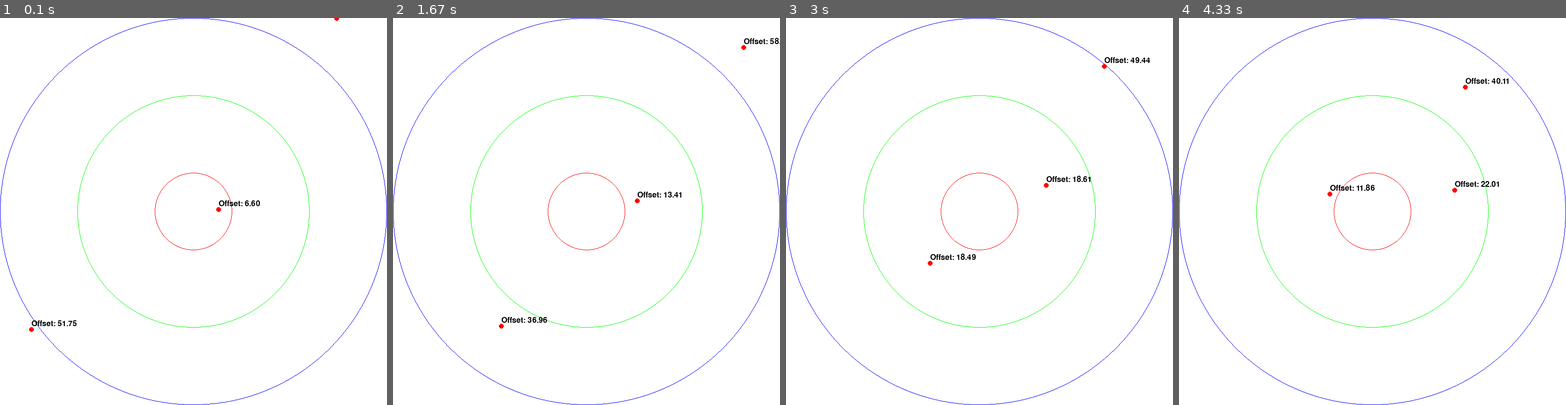
Above: before the commit, frames 1-4 (left to right).
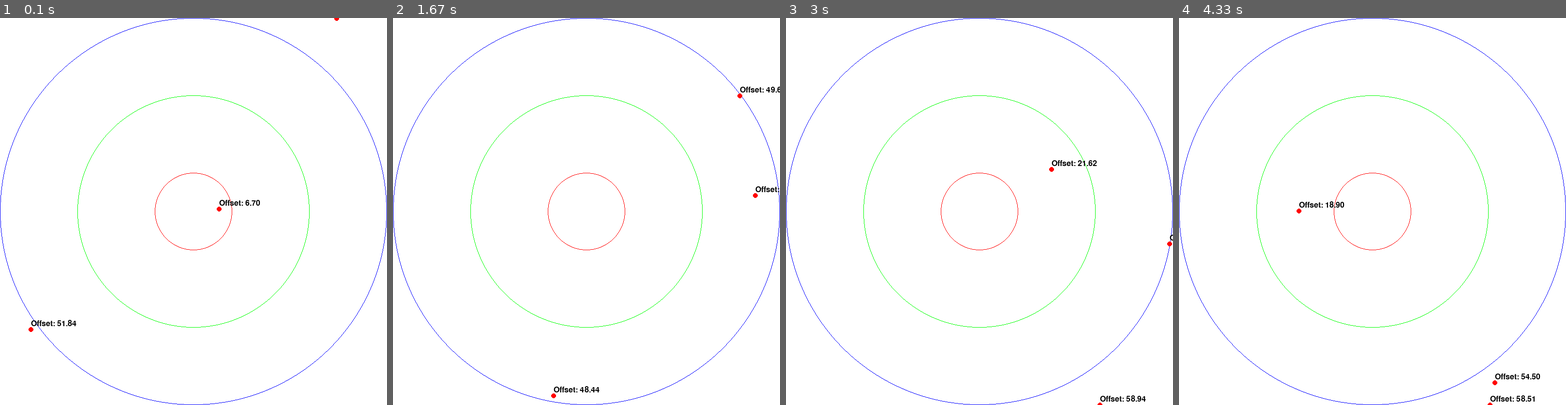
Above: after the commit, the same moments.

Repository: Kyu-katsu/master2_4
Game: pygame game, started from main.py
Two runs of this game, one before a commit and one after it. Both use one fixed random seed, a clock stepped at 60 frames per second and the inputs below.
Inputs:
- Up to frame 1 (0.1 s): no input
- Up to frame 2 (1.67 s): no input
- Up to frame 3 (3 s): no input
- Up to frame 4 (4.33 s): no input

The runs differ from the first frame. In frame 1, 0.2% of the frame differs, in the area x 7-68%, y 47-82%; in frame 2, 0.6%; in frame 3, 0.5%; in frame 4, 0.6%, in the area x 30-94%, y 15-100%.

Commit message:
Apply acceleration and randomized fixed velocity

Diff:
--- a/main.py
+++ b/main.py
@@ -1,36 +1,63 @@
+import time
 import pygame
 import numpy as np
 import math
 
+
 # 초기 설정
-WIDTH, HEIGHT = 800, 800
-SPACE_SIZE = 100
-SCALE = WIDTH // SPACE_SIZE
+def init_settings():
+    global WIDTH, HEIGHT, SPACE_SIZE, SCALE, WHITE, RED, GREEN, BLUE
+    WIDTH, HEIGHT = 800, 800
+    SPACE_SIZE = 100
+    SCALE = WIDTH // SPACE_SIZE
 
-# 색상 정의
-WHITE = (255, 255, 255)
-RED = (255, 0, 0)
-GREEN = (0, 255, 0)
-BLUE = (0, 0, 255)
+    # 색상 정의
+    WHITE = (255, 255, 255)
+    RED = (255, 0, 0)
+    GREEN = (0, 255, 0)
+    BLUE = (0, 0, 255)
 
-# Pygame 초기화
-pygame.init()
-screen = pygame.display.set_mode((WIDTH, HEIGHT))
-clock = pygame.time.Clock()
 
+# Pygame 초기화 및 화면 설정
+def init_pygame():
+    pygame.init()
+    screen = pygame.display.set_mode((WIDTH, HEIGHT))
+    clock = pygame.time.Clock()
+    return screen, clock
+
+
+# 동적 객체 클래스 정의
 class DynamicObject:
     def __init__(self):
         self.x = np.random.uniform(0, SPACE_SIZE)
         self.y = np.random.uniform(0, SPACE_SIZE)
         self.speed = np.random.uniform(0, 5)
-        self.direction = np.random.uniform(0, 2*np.pi)
-        self.ax = 0
-        self.ay = 0
+        self.direction = np.random.uniform(0, 2 * np.pi)
+        self.ax = np.random.uniform(-0.5, 0.5)
+        self.ay = np.random.uniform(-0.5, 0.5)
 
     def update(self, dt):
+        # 가속도 업데이트
+        self.ax += np.random.uniform(-0.2, 0.2)
+        self.ay += np.random.uniform(-0.2, 0.2)
+
+        # 가속도 업데이트 된건 맞는 것 같은데, 좀 잘 생각해봐야될듯. 환경을 어떻게 구성해야 되는건지.
+        # 일단 객체가 사람처럼 이동하려면...? 가속도가 영향이 좀 있어야 하는거 아닌가?
+        # 속도를 아무렇게나 설정하는게 맞나? 가속도를 아무렇게나 설정하는게 맞나? 가속도도 업데이트를 진행하면 안되는 건가?
+        # 방향만 바꾸는건 말이 안됨. 속력도 바뀌어야됨
+
         # 가속도 적용
-        self.speed += np.sqrt(self.ax**2 + self.ay**2) * dt
-        self.direction += np.random.normal(0, 0.1)  # 방향에 약간의 랜덤성 추가
+        # self.speed += np.sqrt(self.ax ** 2 + self.ay ** 2) * dt   # 가속도 미적용
+        # self.speed += (self.ax * np.cos(self.direction) + self.ay * np.sin(self.direction)) * dt
+        # self.direction += np.random.normal(0, 0.1)  # 방향에 약간의 랜덤성 추가
+
+        # 속도 업데이트
+        self.speed_x = self.speed * np.cos(self.direction) + self.ax * dt
+        self.speed_y = self.speed * np.sin(self.direction) + self.ay * dt
+
+        # 속도: 방향과 크기 계산
+        self.direction = math.atan2(self.speed_y, self.speed_x)
+        self.speed = np.sqrt(self.speed_x**2 + self.speed_y**2)
 
         # 속도 제한
         self.speed = np.clip(self.speed, 0, 5)
@@ -51,6 +78,10 @@
     def draw(self, screen):
         pygame.draw.circle(screen, RED, (int(self.x * SCALE), int(self.y * SCALE)), 5)
 
+    def calculate_offset(self):
+        center_x, center_y = SPACE_SIZE // 2, SPACE_SIZE // 2
+        return math.sqrt((self.x - center_x) ** 2 + (self.y - center_y) ** 2)
+
     @property
     def vx(self):
         return self.speed * np.cos(self.direction)
@@ -59,38 +90,69 @@
     def vy(self):
         return self.speed * np.sin(self.direction)
 
-print('git 연결 확인됐나?')
 
-# 객체 생성
-objects = [DynamicObject() for _ in range(3)]
+# 동심원 그리기 함수
+def draw_circles(screen):
+    pygame.draw.circle(screen, BLUE, (WIDTH // 2, HEIGHT // 2), 50 * SCALE, 1)
+    pygame.draw.circle(screen, GREEN, (WIDTH // 2, HEIGHT // 2), 30 * SCALE, 1)
+    pygame.draw.circle(screen, RED, (WIDTH // 2, HEIGHT // 2), 10 * SCALE, 1)
+
+
+# 오프셋 계산 및 표시 함수
+def draw_offset(screen, obj):
+    center_x, center_y = WIDTH // 2, HEIGHT // 2
+    offset = math.sqrt((obj.x * SCALE - center_x) ** 2 + (obj.y * SCALE - center_y) ** 2)
+    font = pygame.font.Font(None, 24)
+    text = font.render(f"Offset: {offset / SCALE:.2f}", True, (0, 0, 0))
+    screen.blit(text, (obj.x * SCALE, obj.y * SCALE - 20))
+
+
+def log_object_states(objects):
+    print("\nObject States:")
+    for i, obj in enumerate(objects):
+        offset = obj.calculate_offset()
+        print(f"Object {i+1}: x={obj.x:.2f}, y={obj.y:.2f}, "
+              f"vx={obj.vx:.2f}, vy={obj.vy:.2f}, "
+              f"ax={obj.ax:.2f}, ay={obj.ay:.2f}, offset={offset:.2f}")
+
 
 # 메인 루프
-running = True
-while running:
-    for event in pygame.event.get():
-        if event.type == pygame.QUIT:
-            running = False
+def main():
+    init_settings()
+    screen, clock = init_pygame()
 
-    screen.fill(WHITE)
+    # 객체 생성
+    objects = [DynamicObject() for _ in range(3)]
+    last_log_time = time.time()
 
-    # 동심원 그리기
-    pygame.draw.circle(screen, BLUE, (WIDTH//2, HEIGHT//2), 50 * SCALE, 1)
-    pygame.draw.circle(screen, GREEN, (WIDTH//2, HEIGHT//2), 30 * SCALE, 1)
-    pygame.draw.circle(screen, RED, (WIDTH//2, HEIGHT//2), 10 * SCALE, 1)
+    running = True
+    while running:
+        for event in pygame.event.get():
+            if event.type == pygame.QUIT:
+                running = False
 
-    # 객체 업데이트 및 그리기
-    for obj in objects:
-        obj.update(0.1)
-        obj.draw(screen)
+        screen.fill(WHITE)
 
-        # 횡방향 오프셋 계산 및 표시
-        center_x, center_y = WIDTH//2, HEIGHT//2
-        offset = math.sqrt((obj.x * SCALE - center_x)**2 + (obj.y * SCALE - center_y)**2)
-        font = pygame.font.Font(None, 24)
-        text = font.render(f"Offset: {offset/SCALE:.2f}", True, (0, 0, 0))
-        screen.blit(text, (obj.x * SCALE, obj.y * SCALE - 20))
+        # 동심원 그리기
+        draw_circles(screen)
 
-    pygame.display.flip()
-    clock.tick(60)
+        # 객체 업데이트 및 그리기
+        for obj in objects:
+            obj.update(0.1)
+            obj.draw(screen)
+            draw_offset(screen, obj)
 
-pygame.quit()
+        current_time = time.time()
+        if current_time - last_log_time >= 1.0:
+            log_object_states(objects)
+            last_log_time = current_time
+
+        pygame.display.flip()
+        clock.tick(60)
+
+    pygame.quit()
+
+
+# 실행
+if __name__ == "__main__":
+    main()
